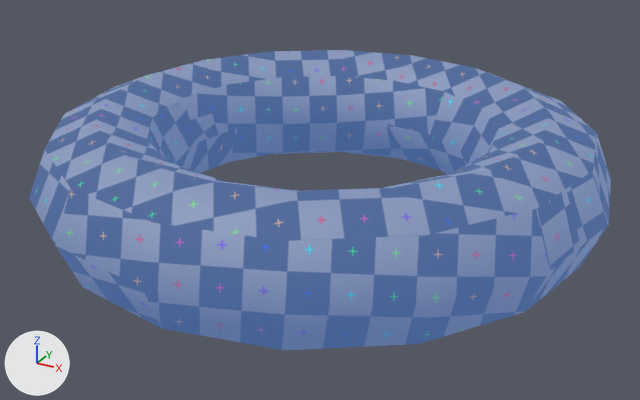
The FBX model editor/assets/models/fbx/SuperToroid.fbx, before and after one commit.
One viewpoint serves both versions: a 50 mm camera at (1.84, -3.36, 1.51) aimed at (0.02, -0.06, -0.14). The axes (+X, +Y, +Z) are drawn at lower left. The lights are the same throughout.

Objects in the first picture: 'SuperToroid'.
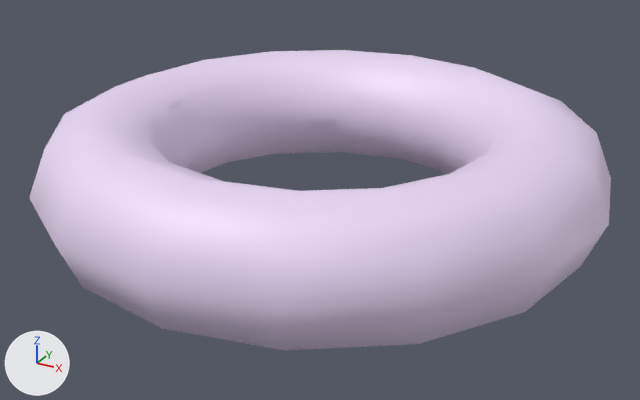
Patch to the scene script:
```diff
--- a/editor/assets/models/fbx/SuperToroid.fbx.py
+++ b/editor/assets/models/fbx/SuperToroid.fbx.py
@@ mat_randompbrmaterial_036 @@
+mat_randompbrmaterial_036 = principled_material('RandomPBRMaterial.036')
+mat_randompbrmaterial_036.base_color = (0.86, 0.723, 0.958)  # white #efddfa
+mat_randompbrmaterial_036.metallic = 0.132
+mat_randompbrmaterial_036.roughness = 0.617
@@ me_supertoroid @@
 me_supertoroid.from_pydata(...)  # 512 vertices, 512 faces; spans x -1.3..1.3, y -1.3..1.3, z -0.3..0.3
-me_supertoroid.materials.append(mat_randommaterial_013)  # picture img_uv_debug_png
+me_supertoroid.materials.append(mat_randompbrmaterial_036)  # white #efddfa
```

Changed parts and their boxes (x1, y1, x2, y2) in the pictures (640 x 400 px):
'SuperToroid', recoloured (blue to white): (29, 50, 611, 350) in both
